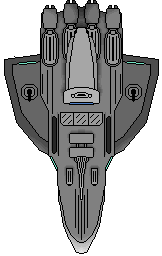
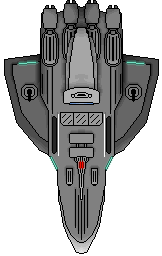
Layers edited between the first and the second 162x256 image:
added layer "Light effects" above "Weapons" over left=17, top=60, right=146, bottom=171
painted on "Shading" over left=10, top=23, right=153, bottom=234
painted on "Basic color" over left=10, top=23, right=153, bottom=234
